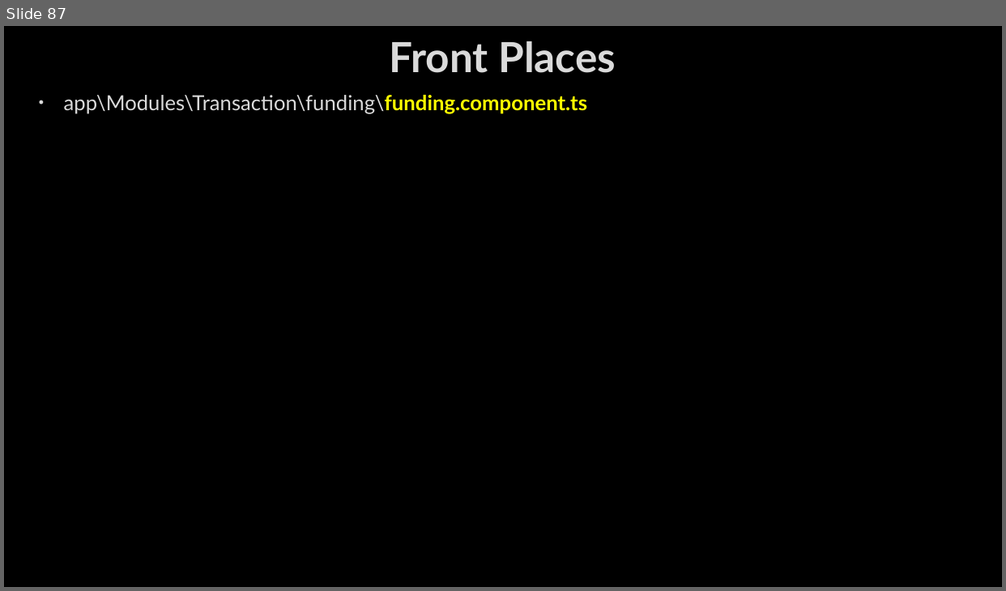
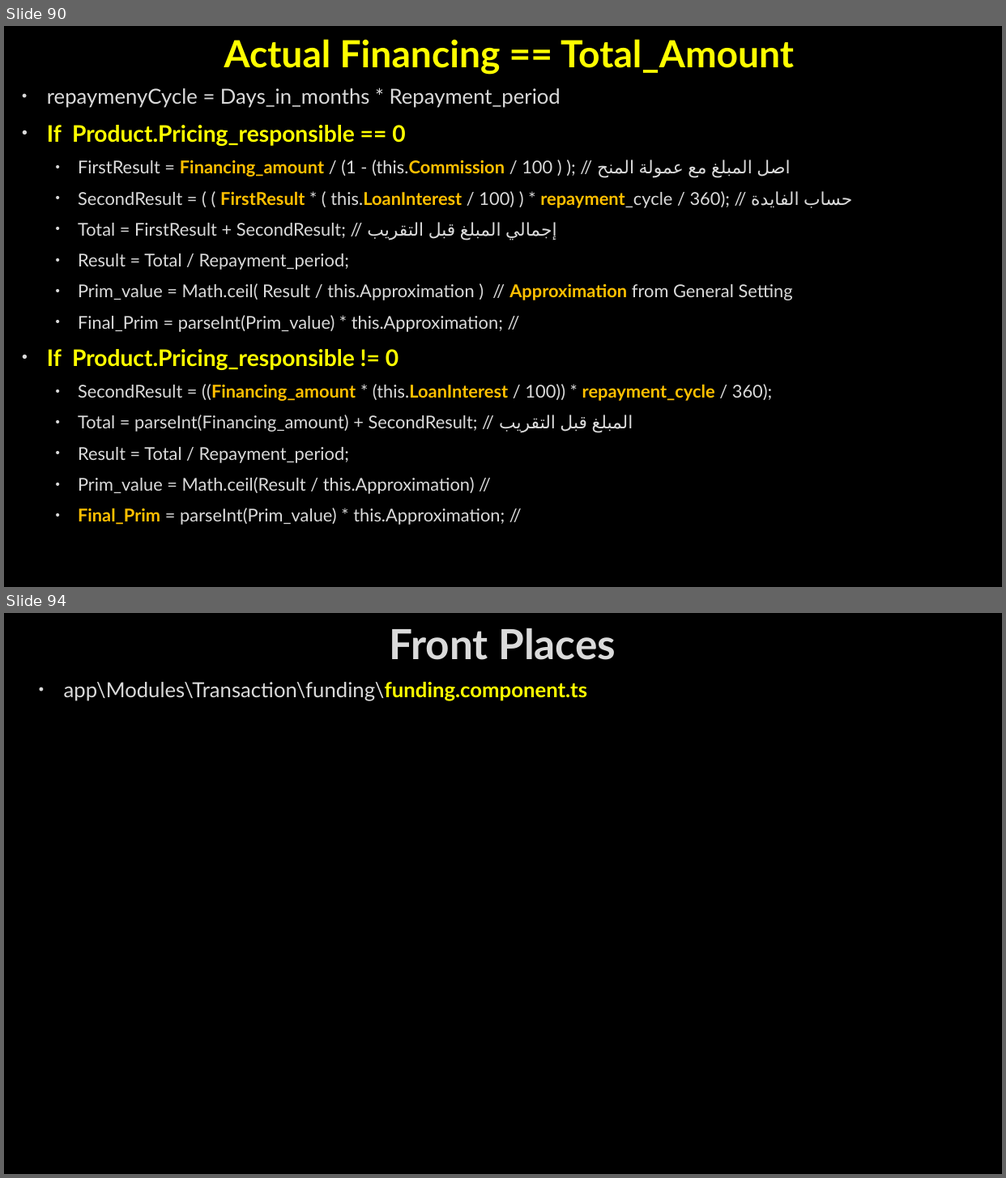
Before and after one commit to AhmedMohamedSamir1/Summary, a slide deck: Dot Net/Business.pptx. Shown one above the other, each under a label of ours: slide 87 before the commit, slides 90 and 94 after it; the slides between them are not shown. The pictures are 1006x591 and 1006x1178 pixels, drawn with LibreOffice and Linux fonts; fonts in the diff are those of the drawing; background and template pictures are left out. Boxes give left, top, right and bottom in pixels: in the first picture for what was removed or moved away, otherwise in the second. Text is boxed around its words. In the diff, an @@ line names an element or a change of style, - is before the commit and + after.

```diff
--- a/Dot Net/Business.pptx
+++ b/Dot Net/Business.pptx
@@ slide 90 added at (4, 26, 1002, 587), background picture (left out) @@
@@ title added at (224, 39, 794, 75), 36 pt, text #FFFF00, bold @@
+Actual Financing == Total_Amount
@@ text added at (47, 88, 852, 525), 17 pt, text #DADADA @@
+• repaymenyCycle = Days_in_months * Repayment_period
+• If Product.Pricing_responsible == 0
+  • FirstResult = Financing_amount / (1 - (this.Commission / 100 ) ); // اصل المبلغ مع عمولة المنح
+  • SecondResult = ( ( FirstResult * ( this.LoanInterest / 100) ) * repayment_cycle / 360); // حساب الفايدة
+  • Total = FirstResult + SecondResult; // إجمالي المبلغ قبل التقريب
+  • Result = Total / Repayment_period;
+  • Prim_value = Math.ceil( Result / this.Approximation ) // Approximation from General Setting
+  • Final_Prim = parseInt(Prim_value) * this.Approximation; //
+• If Product.Pricing_responsible != 0
+  • SecondResult = ((Financing_amount * (this.LoanInterest / 100)) * repayment_cycle / 360);
+  • Total = parseInt(Financing_amount) + SecondResult; // المبلغ قبل التقريب
+  • Result = Total / Repayment_period;
+  • Prim_value = Math.ceil(Result / this.Approximation) //
+  • Final_Prim = parseInt(Prim_value) * this.Approximation; //
@@ what was slide 87 is now slide 94 @@
```
Also in this commit, not shown: 10 slides changed, 16 other slides added, 7 slides removed, 3 other files.
